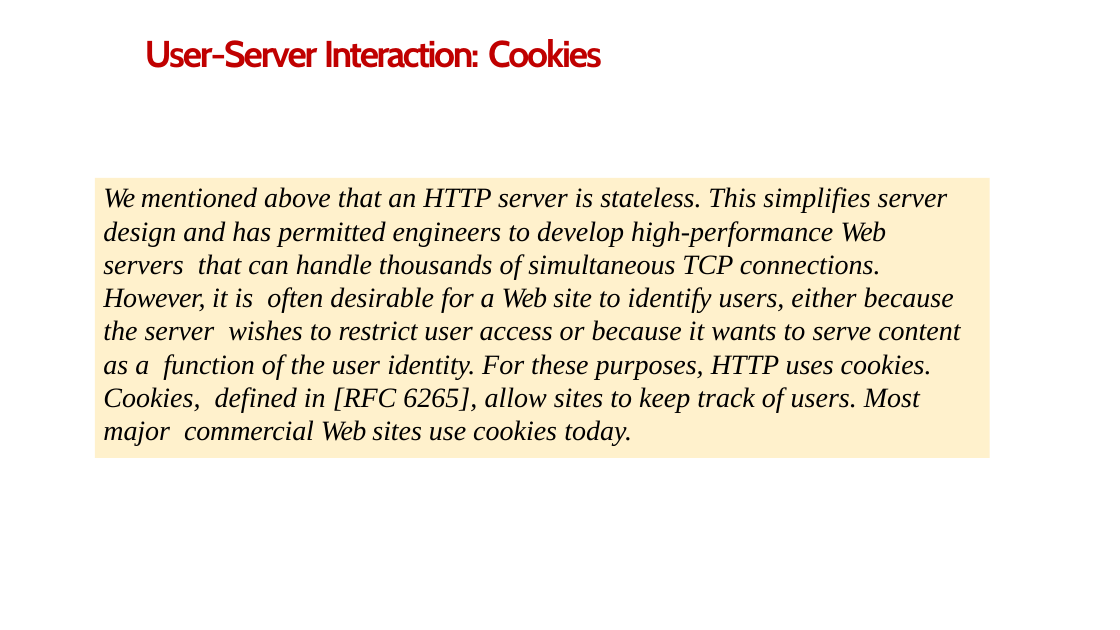
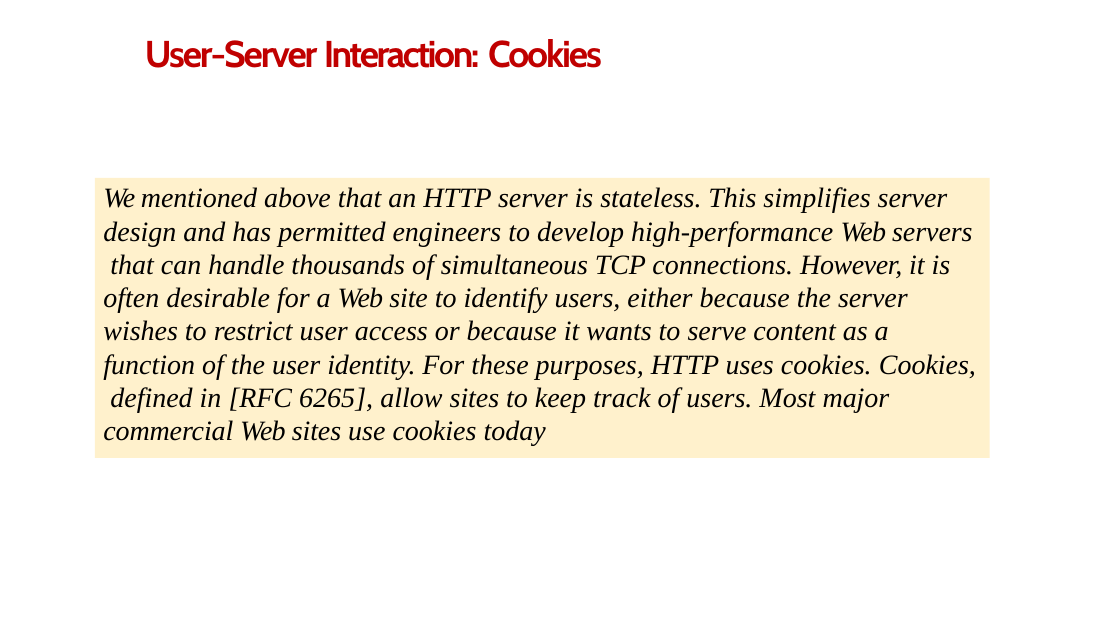
Before and after one commit to Giriiri-g/semester-3, a slide deck: slide 3 of ICN materials 204/Lecture7_Application Layer-2-HTTPcookies-FTP.pptx. Drawn at 1120x630 pixels with LibreOffice and Linux fonts; fonts in the diff are those of the drawing; background and template pictures are left out. Boxes give left, top, right and bottom in pixels: in the first picture for what was removed or moved away, otherwise in the second. Text is boxed around its words. In the diff, an @@ line names an element or a change of style, - is before the commit and + after.

```diff
--- a/ICN materials 204/Lecture7_Application Layer-2-HTTPcookies-FTP.pptx
+++ b/ICN materials 204/Lecture7_Application Layer-2-HTTPcookies-FTP.pptx
@@ text at (x1=103, y1=187, x2=976, y2=446): text changed @@
-We mentioned above that an HTTP server is stateless. This simplifies server design and has permitted engineers to develop high-performance Web servers that can handle thousands of simultaneous TCP connections. However, it is often desirable for a Web site to identify users, either because the server wishes to restrict user access or because it wants to serve content as a function of the user identity. For these purposes, HTTP uses cookies. Cookies, defined in [RFC 6265], allow sites to keep track of users. Most major commercial Web sites use cookies today.
+We mentioned above that an HTTP server is stateless. This simplifies server design and has permitted engineers to develop high-performance Web servers that can handle thousands of simultaneous TCP connections. However, it is often desirable for a Web site to identify users, either because the server wishes to restrict user access or because it wants to serve content as a function of the user identity. For these purposes, HTTP uses cookies. Cookies, defined in [RFC 6265], allow sites to keep track of users. Most major commercial Web sites use cookies today
```
Also in this commit, not shown: 9 other slides changed, 1 slide added, 8 other files.
